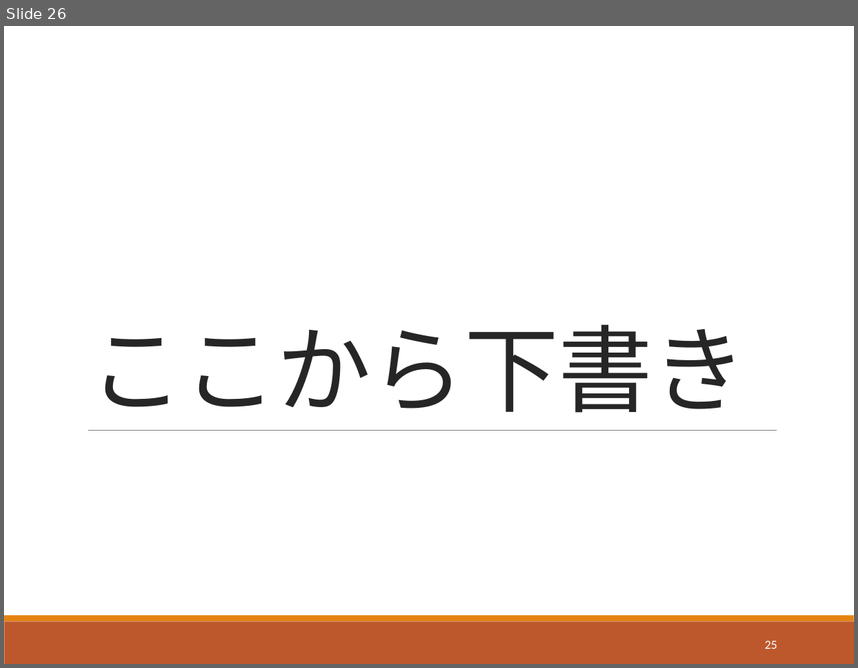
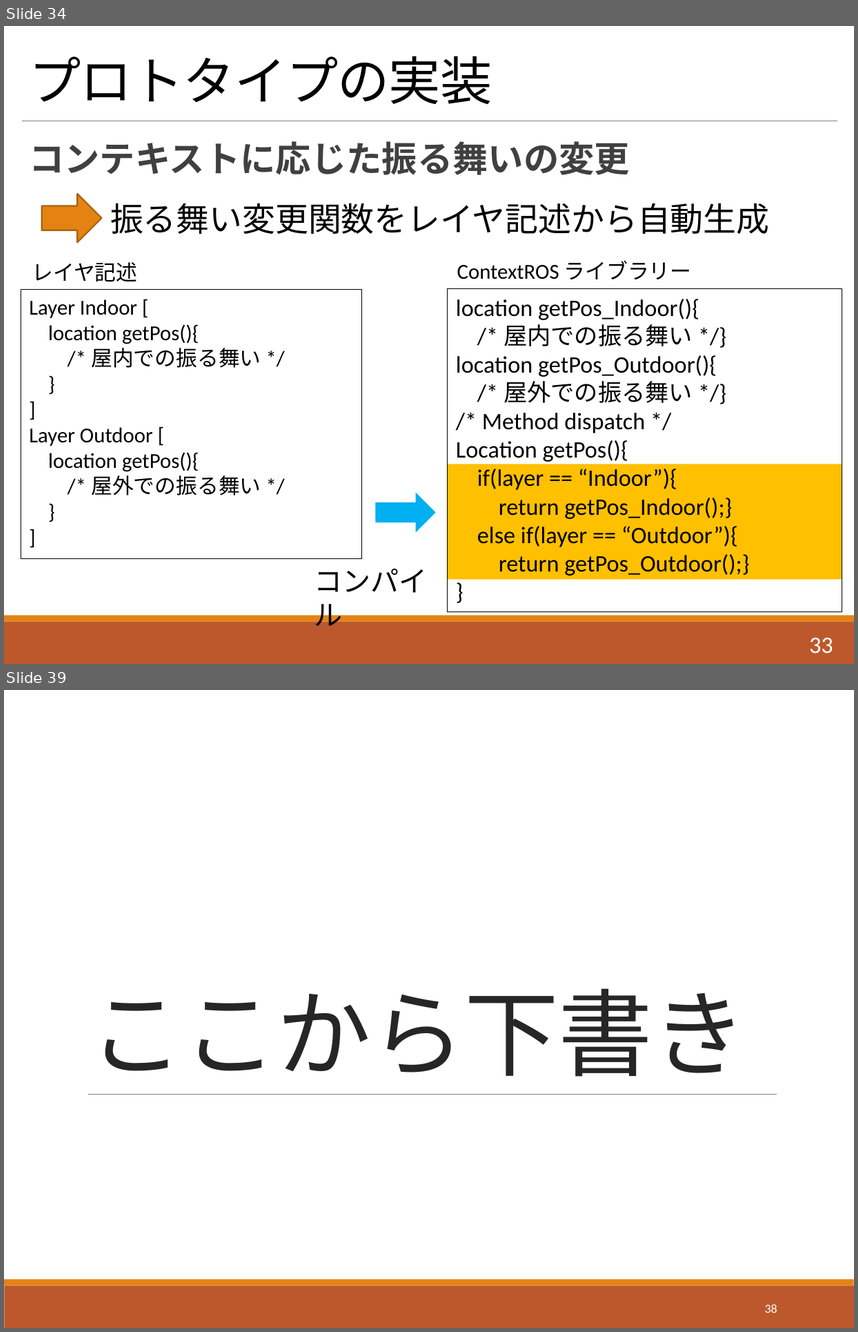
Before and after one commit to Saeki1120/Document, a slide deck: FLS/1120/ContextROS.pptx. Shown one above the other, each under a label of ours: slide 26 before the commit, slides 34 and 39 after it; the slides between them are not shown. The pictures are 858x668 and 858x1332 pixels, drawn with LibreOffice and Linux fonts; fonts in the diff are those of the drawing. Boxes give left, top, right and bottom in pixels: in the first picture for what was removed or moved away, otherwise in the second. Text is boxed around its words. In the diff, an @@ line names an element or a change of style, - is before the commit and + after.

```diff
--- a/FLS/1120/ContextROS.pptx
+++ b/FLS/1120/ContextROS.pptx
@@ slide 34 added at box(4, 26, 854, 664), background #FFFFFF; not listed: 2 template elements that a slide beside it also shows @@
@@ title added at box(30, 56, 493, 104), 44 pt, text #000000 @@
+プロトタイプの実装
@@ line added from (23, 121) to (837, 121), #808080 0.5 pt @@
@@ text added at box(29, 141, 630, 175), 30 pt, text #404040, bold @@
+コンテキストに応じた振る舞いの変更
@@ right arrow added at box(41, 194, 101, 242), fill #E48312, outline #A9610D 1.25 pt @@
@@ text added at box(110, 203, 769, 234), 28 pt, text #000000 @@
+振る舞い変更関数をレイヤ記述から自動生成
@@ text added at box(32, 262, 137, 281), 18 pt, text #000000 @@
+レイヤ記述
@@ text added at box(457, 261, 692, 279), 18 pt, text #000000 @@
+ContextROS ライブラリー
@@ rectangle added at box(21, 290, 363, 558), outline #000000 0.75 pt, 18 pt, text #000000 @@
+Layer Indoor [
+location getPos(){
+/* 屋内での振る舞い */
+}
+]
+Layer Outdoor [
+location getPos(){
+/* 屋外での振る舞い */
+}
+]
@@ rectangle added at box(448, 289, 842, 612), outline #000000 0.75 pt, 20 pt, text #000000 @@
+location getPos_Indoor(){
+/* 屋内での振る舞い */}
+location getPos_Outdoor(){
+/* 屋外での振る舞い */}
+/* Method dispatch */
+Location getPos(){
+if(layer == “Indoor”){
+return getPos_Indoor();}
+else if(layer == “Outdoor”){
+return getPos_Outdoor();}
+}
@@ rectangle added at box(448, 463, 842, 579), fill #FFC000 @@
@@ right arrow added at box(375, 492, 436, 532), fill #00B0F0 @@
@@ text added at box(314, 568, 427, 633), 24 pt, text #000000 @@
+コンパイル
@@ page number added at box(809, 637, 833, 653), 20 pt, text #FFFFFF @@
+33
@@ what was slide 26 is now slide 39 @@
@@ page number at box(765, 1304, 777, 1312): text changed @@
-25
+38
```
Also in this commit, not shown: 3 slides changed, 16 other slides added.
